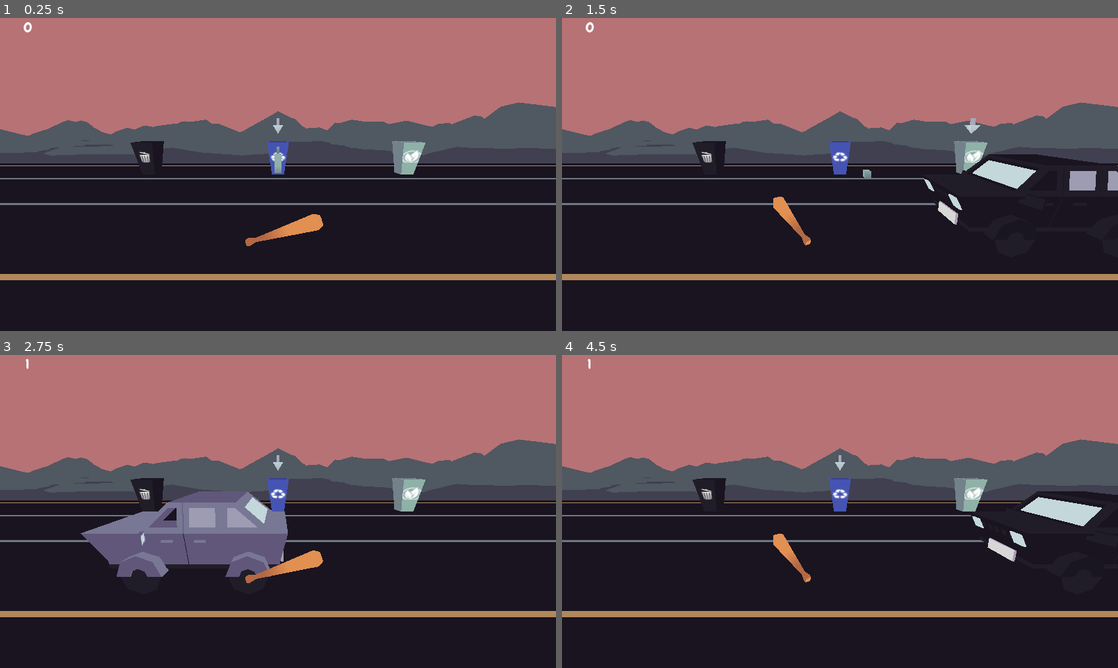
Above: before the commit, frames 1-4 (two rows, left to right).
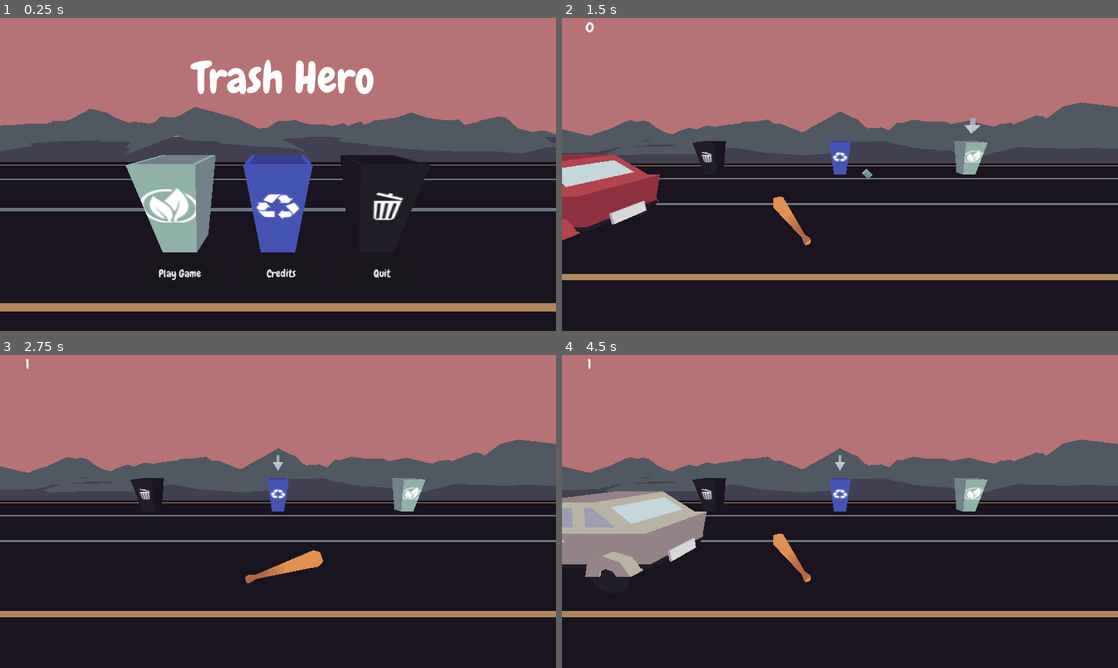
Above: after the commit, the same moments.

Repository: Manas701/SVCGameJam
Game: Godot game, scene res://scenes/opening.tscn
The game is run twice, just before and just after one commit, with the same random seed, the same clock (stepped at 60 frames per second) and the same inputs. Before the commit the project starts from res://scenes/manasScene.tscn. Sound files missing from this copy of the repository are replaced by a short silence.
Inputs (mouse positions are in pixels of both pictures, inside the frame that each line leads up to):
- Up to frame 1 (0.25 s): no input
- Up to frame 2 (1.5 s): click (739, 274) at 0.5 s, where only the run after the commit has a clickable "Play Game"; hold Right (select_right) from 1.28 s (still down); hold Space (swing) from 1.28 s (still down)
- Up to frame 3 (2.75 s): release Right (select_right) at 2.03 s; release Space (swing) at 2.03 s; hold Left (select_left) from 2.03 s (still down); tap Space (swing) at 2.1 s
- Up to frame 4 (4.5 s): release Left (select_left) at 2.78 s; hold Space (swing) 2.78-3.53 s; hold Right (select_right) 2.78-4.28 s; tap Space (swing) at 3.6 s; hold Left (select_left) from 4.28 s (still down); hold Space (swing) from 4.28 s (still down)

The runs differ from the first frame. In frame 1, 20% of the frame differs, in the area x 0-100%, y 1-94%; in frame 2, 5.4%; in frame 3, 6.9%; in frame 4, 7.3%.

Commit message:
rotated trash model mesh

Diff:
--- a/prefabs/trash_bottle_green.tscn
+++ b/prefabs/trash_bottle_green.tscn
@@ -10,6 +10,7 @@
 [node name="Trash_bottle_green" type="CharacterBody3D"]
 
 [node name="MeshInstance3D" type="MeshInstance3D" parent="."]
+transform = Transform3D(0.707107, 0, 0.707107, 0, 1, 0, -0.707107, 0, 0.707107, 0, 0, 0)
 mesh = ExtResource("1_8q5hh")
 surface_material_override/0 = ExtResource("2_jm0ni")
 
--- a/prefabs/trash_bottle_plastic.tscn
+++ b/prefabs/trash_bottle_plastic.tscn
@@ -10,6 +10,7 @@
 [node name="Trash_Bottle_Plastic" type="CharacterBody3D"]
 
 [node name="MeshInstance3D" type="MeshInstance3D" parent="."]
+transform = Transform3D(0.707107, 0, 0.707107, 0, 1, 0, -0.707107, 0, 0.707107, 0, 0, 0)
 mesh = ExtResource("1_rdsx1")
 surface_material_override/0 = ExtResource("2_e7fw2")
 
--- a/prefabs/trash_bottle_purple.tscn
+++ b/prefabs/trash_bottle_purple.tscn
@@ -10,6 +10,7 @@
 [node name="Trash_bottle_green" type="CharacterBody3D"]
 
 [node name="MeshInstance3D" type="MeshInstance3D" parent="."]
+transform = Transform3D(0.707107, 0, 0.707107, 0, 1, 0, -0.707107, 0, 0.707107, 0, 0, 0)
 mesh = ExtResource("1_1ip34")
 surface_material_override/0 = ExtResource("2_urprw")
 
--- a/project.godot
+++ b/project.godot
@@ -11,7 +11,7 @@
 [application]
 
 config/name="SVCGameJam!!!"
-run/main_scene="res://scenes/manasScene.tscn"
+run/main_scene="res://scenes/opening.tscn"
 config/features=PackedStringArray("4.1", "Forward Plus")
 config/icon="res://assets/2DAssets/icon.svg"
 
